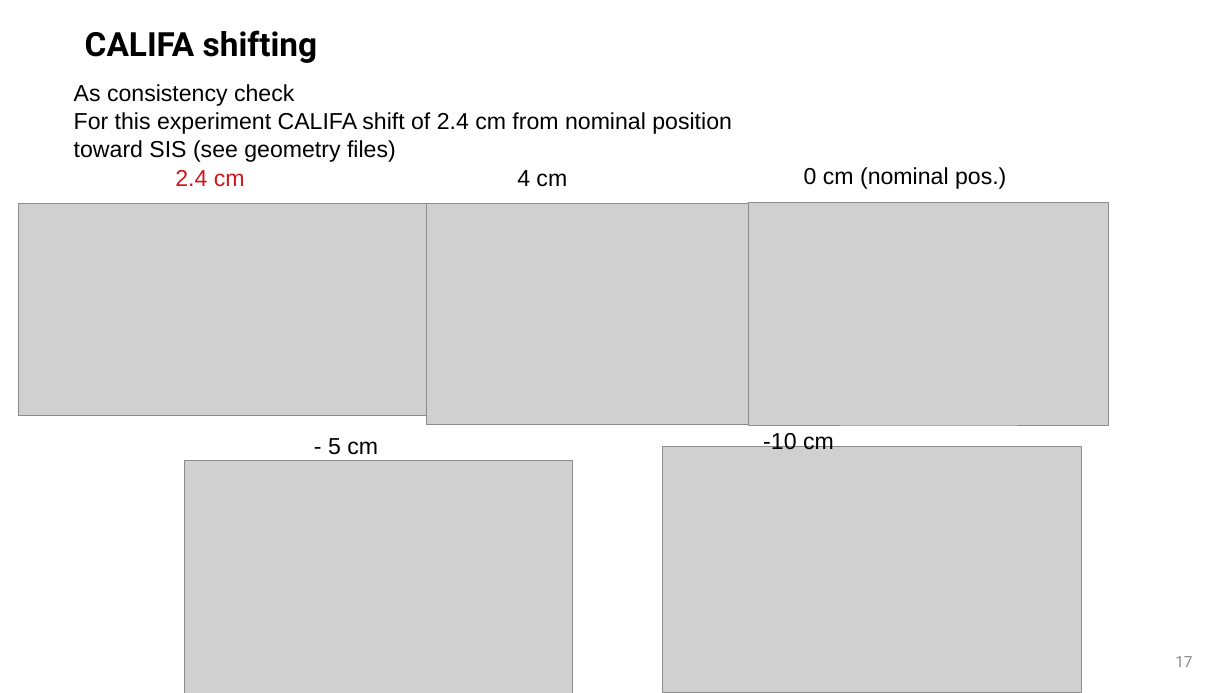
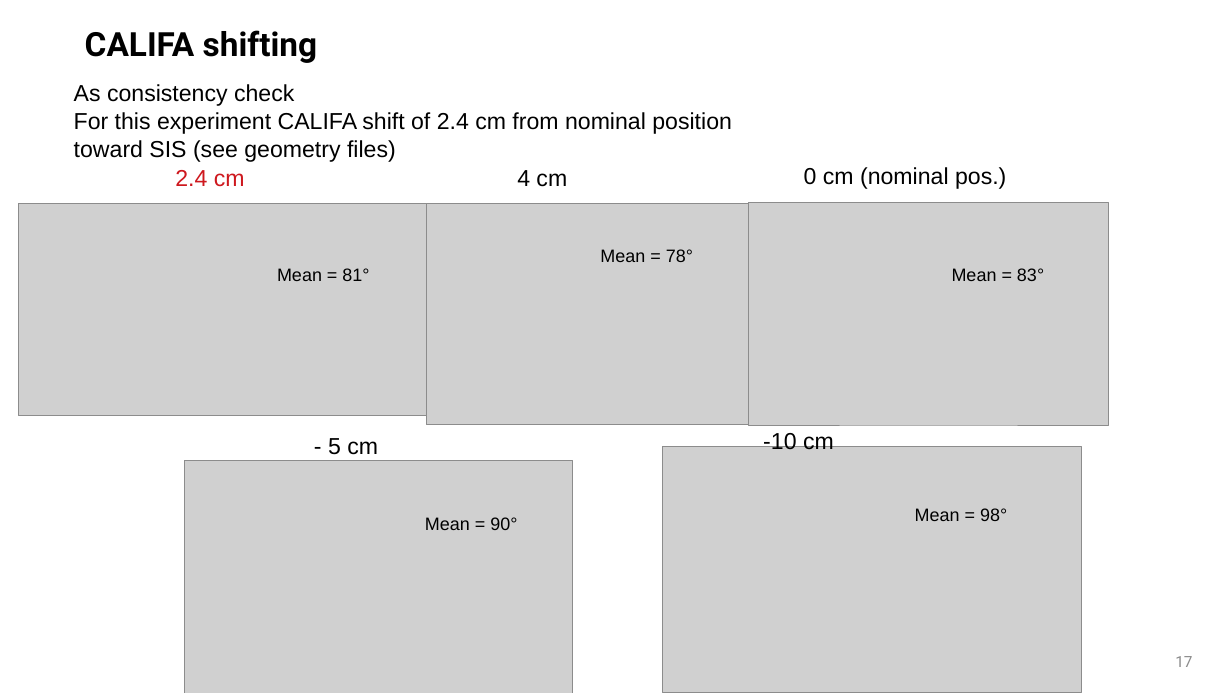
Before and after one commit to jenegger/r3b_wg, a slide deck: slide 17 of presentation_wg.odp. Drawn at 1232x693 pixels with LibreOffice and Linux fonts; fonts in the diff are those of the drawing; grey boxes stand for pictures; background and template pictures are left out. Boxes give left, top, right and bottom in pixels: in the first picture for what was removed or moved away, otherwise in the second. Text is boxed around its words. In the diff, an @@ line names an element or a change of style, - is before the commit and + after.

```diff
--- a/presentation_wg.odp
+++ b/presentation_wg.odp
@@ text added at (277, 268, 369, 281), 14 pt, text #000000 @@
+Mean = 81°
@@ text added at (600, 249, 693, 262), 14 pt, text #000000 @@
+Mean = 78°
@@ text added at (952, 268, 1044, 281), 14 pt, text #000000 @@
+Mean = 83°
@@ text added at (915, 508, 1007, 521), 14 pt, text #000000 @@
+Mean = 98°
@@ text added at (425, 517, 517, 530), 14 pt, text #000000 @@
+Mean = 90°
```
Also in this commit, not shown: 2 other slides changed, 1 slide added, 2 other files.
